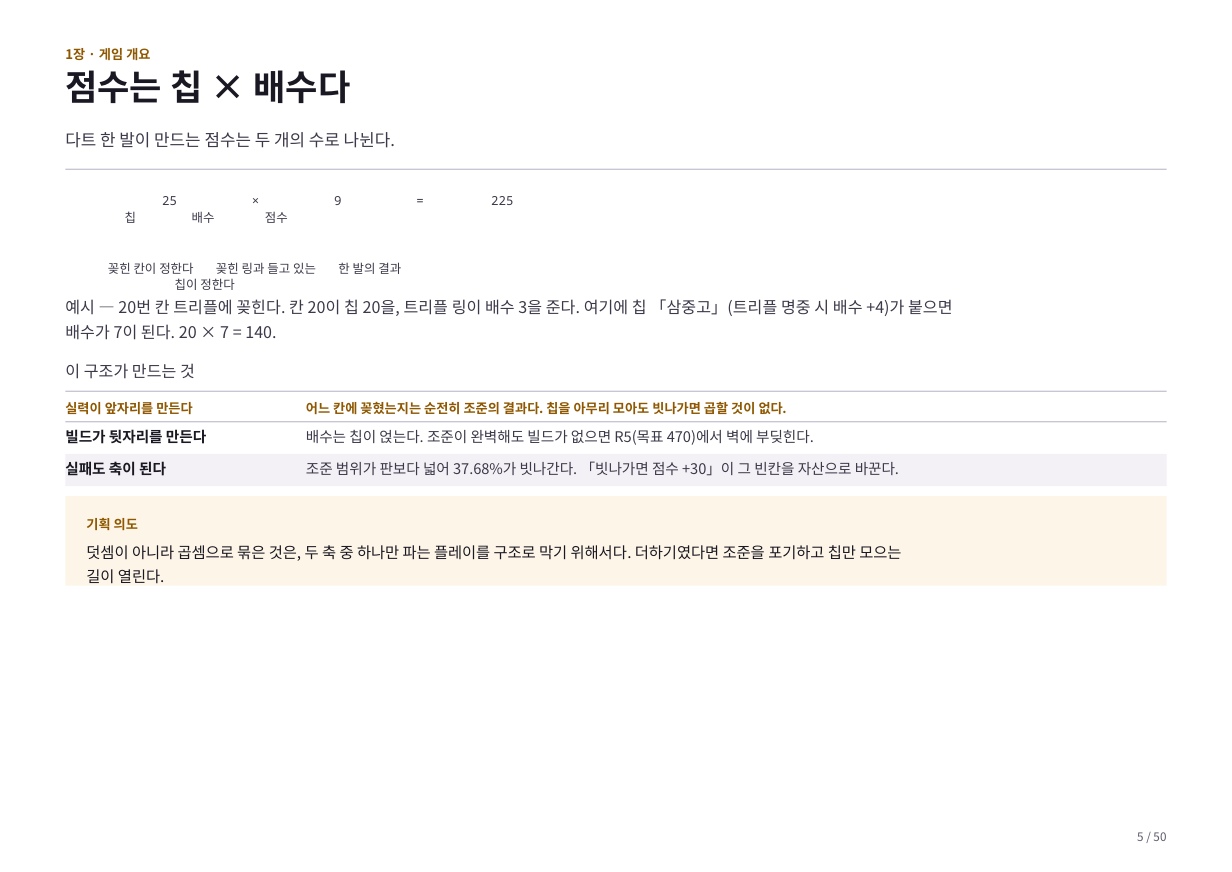
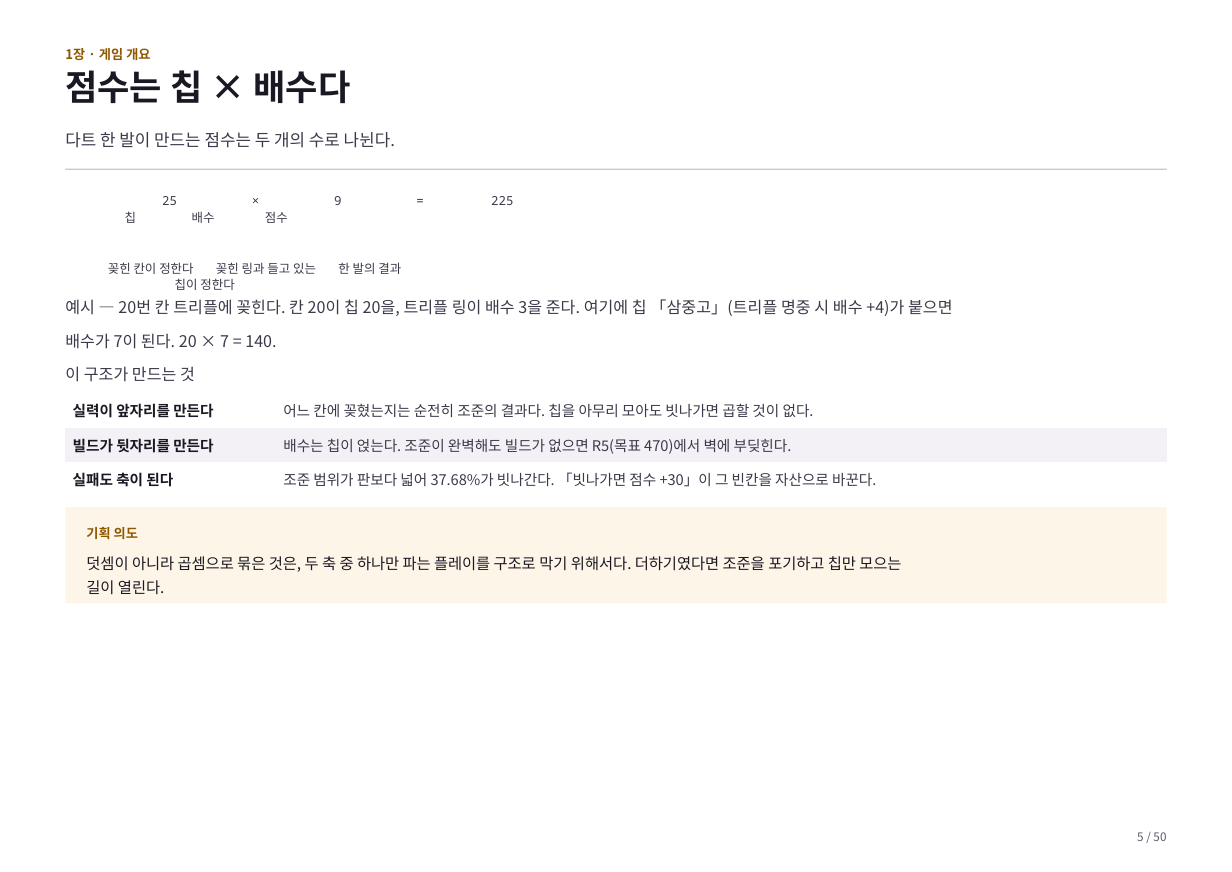
Before and after one commit to GGbong69/test-03, a slide deck: slide 5 of docs/기획서.pptx. Drawn at 1232x872 pixels with LibreOffice and Linux fonts; fonts in the diff are those of the drawing. Boxes give left, top, right and bottom in pixels: in the first picture for what was removed or moved away, otherwise in the second. Text is boxed around its words. In the diff, an @@ line names an element or a change of style, - is before the commit and + after.

```diff
--- a/docs/기획서.pptx
+++ b/docs/기획서.pptx
@@ text at [65,333,276,349]: more space between paragraphs @@
@@ text at [65,366,195,382]: paragraph added @@
+이 구조가 만드는 것
@@ text removed at [65,363,195,379] @@
-이 구조가 만드는 것
@@ rectangle removed at [65,390,1167,391] @@
@@ text removed at [65,402,192,415] @@
-실력이 앞자리를 만든다
@@ table added at [65,393,1167,495], 3 rows, 2 columns @@
+실력이 앞자리를 만든다 | 어느 칸에 꽂혔는지는 순전히 조준의 결과다. 칩을 아무리 모아도 빗나가면 곱할 것이 없다.
+빌드가 뒷자리를 만든다 | 배수는 칩이 얹는다. 조준이 완벽해도 빌드가 없으면 R5(목표 470)에서 벽에 부딪힌다.
+실패도 축이 된다 | 조준 범위가 판보다 넓어 37.68%가 빗나간다. 「빗나가면 점수 +30」이 그 빈칸을 자산으로 바꾼다.
@@ text removed at [306,402,787,415] @@
-어느 칸에 꽂혔는지는 순전히 조준의 결과다. 칩을 아무리 모아도 빗나가면 곱할 것이 없다.
@@ rectangle removed at [65,421,1167,422] @@
@@ text removed at [65,429,206,444] @@
-빌드가 뒷자리를 만든다
@@ text removed at [306,430,814,445] @@
-배수는 칩이 얹는다. 조준이 완벽해도 빌드가 없으면 R5(목표 470)에서 벽에 부딪힌다.
@@ rectangle removed at [65,453,1167,485] @@
@@ text removed at [65,461,166,476] @@
-실패도 축이 된다
@@ text removed at [306,461,899,476] @@
-조준 범위가 판보다 넓어 37.68%가 빗나간다. 「빗나가면 점수 +30」이 그 빈칸을 자산으로 바꾼다.
@@ rectangle "기획 의도": place and size @@
-rectangle "기획 의도" at [86,545,901,561]
+rectangle "기획 의도" at [65,507,1167,603]
@@ rectangle "기획 의도" at [65,507,1167,603]: fill none to #FDF6E8 @@
@@ rectangle removed at [65,495,1167,585] @@
@@ text in rectangle at [86,527,138,540]: paragraph added @@
+기획 의도
@@ text removed at [86,518,138,531] @@
-기획 의도
@@ text in rectangle at [86,556,901,595]: line spacing 1.28 to 1.32; more space between paragraphs @@
```
Also in this commit, not shown: 49 other slides changed, 1 other file.
